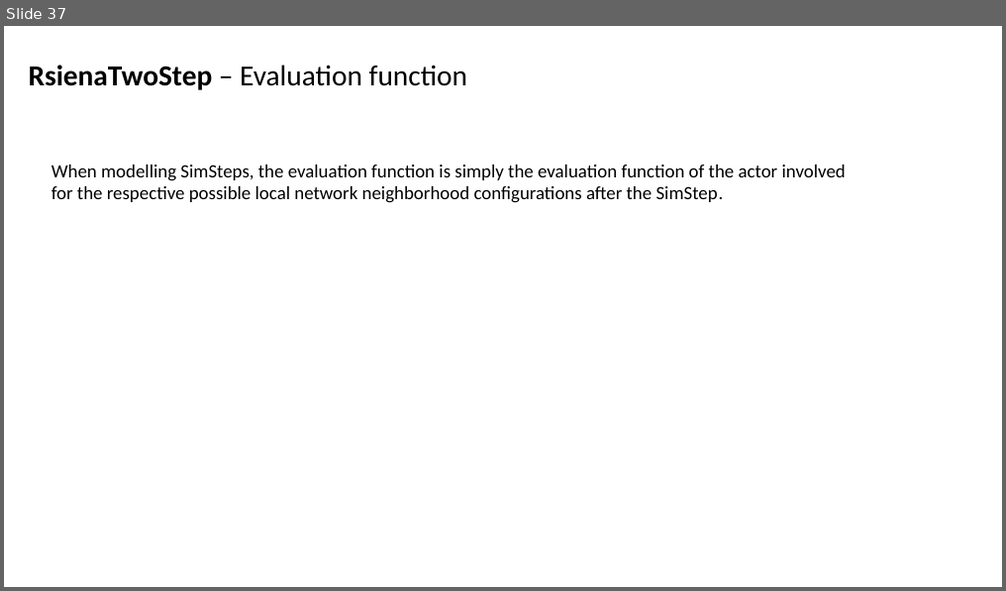
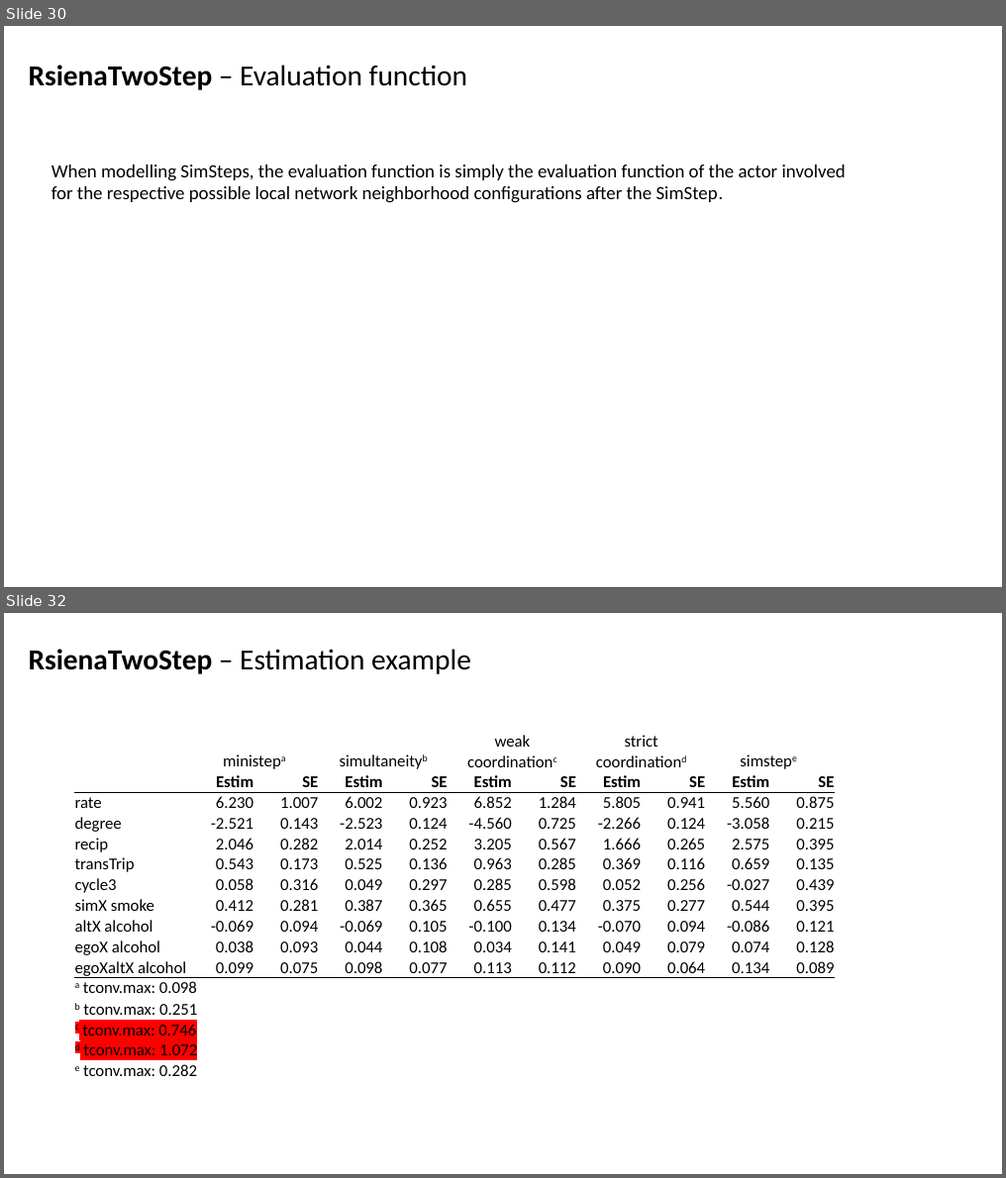
Before and after one commit to Niels-Vullings/RsienaTwoStep, a slide deck: nonbuild/RsienaTwoStep_JT.pptm. Shown one above the other, each under a label of ours: slide 37 before the commit, slides 30 and 32 after it; the slides between them are not shown. The pictures are 1006x591 and 1006x1178 pixels, drawn with LibreOffice and Linux fonts; fonts in the diff are those of the drawing. Boxes give left, top, right and bottom in pixels: in the first picture for what was removed or moved away, otherwise in the second. Text is boxed around its words. In the diff, an @@ line names an element or a change of style, - is before the commit and + after.

```diff
--- a/nonbuild/RsienaTwoStep_JT.pptm
+++ b/nonbuild/RsienaTwoStep_JT.pptm
@@ slide 32 added at (4, 613, 1002, 1174), background #FFFFFF @@
@@ text added at (29, 649, 471, 674), 28 pt, text #000000 @@
+RsienaTwoStep – Estimation example
@@ table added at (74, 731, 834, 1081), 16 rows, 11 columns @@
+ | ministepa |  | simultaneityb |  | weak coordinationc |  | strict coordinationd |  | simstepe | 
+ | Estim | SE | Estim | SE | Estim | SE | Estim | SE | Estim | SE
+rate | 6.230 | 1.007 | 6.002 | 0.923 | 6.852 | 1.284 | 5.805 | 0.941 | 5.560 | 0.875
+degree | -2.521 | 0.143 | -2.523 | 0.124 | -4.560 | 0.725 | -2.266 | 0.124 | -3.058 | 0.215
+recip | 2.046 | 0.282 | 2.014 | 0.252 | 3.205 | 0.567 | 1.666 | 0.265 | 2.575 | 0.395
+transTrip | 0.543 | 0.173 | 0.525 | 0.136 | 0.963 | 0.285 | 0.369 | 0.116 | 0.659 | 0.135
+cycle3 | 0.058 | 0.316 | 0.049 | 0.297 | 0.285 | 0.598 | 0.052 | 0.256 | -0.027 | 0.439
+simX smoke | 0.412 | 0.281 | 0.387 | 0.365 | 0.655 | 0.477 | 0.375 | 0.277 | 0.544 | 0.395
+altX alcohol | -0.069 | 0.094 | -0.069 | 0.105 | -0.100 | 0.134 | -0.070 | 0.094 | -0.086 | 0.121
+egoX alcohol | 0.038 | 0.093 | 0.044 | 0.108 | 0.034 | 0.141 | 0.049 | 0.079 | 0.074 | 0.128
+egoXaltX alcohol | 0.099 | 0.075 | 0.098 | 0.077 | 0.113 | 0.112 | 0.090 | 0.064 | 0.134 | 0.089
+a tconv.max: 0.098 |  |  |  |  |  |  |  |  |  | 
+b tconv.max: 0.251 |  |  |  |  |  |  |  |  |  | 
+c tconv.max: 0.746 |  |  |  |  |  |  |  |  |  | 
+d tconv.max: 1.072 |  |  |  |  |  |  |  |  |  | 
+e tconv.max: 0.282 |  |  |  |  |  |  |  |  |  | 
@@ what was slide 37 is now slide 30 @@
```
Also in this commit, not shown: 32 slides changed, 13 other slides added, 14 slides removed, 51 other files.
